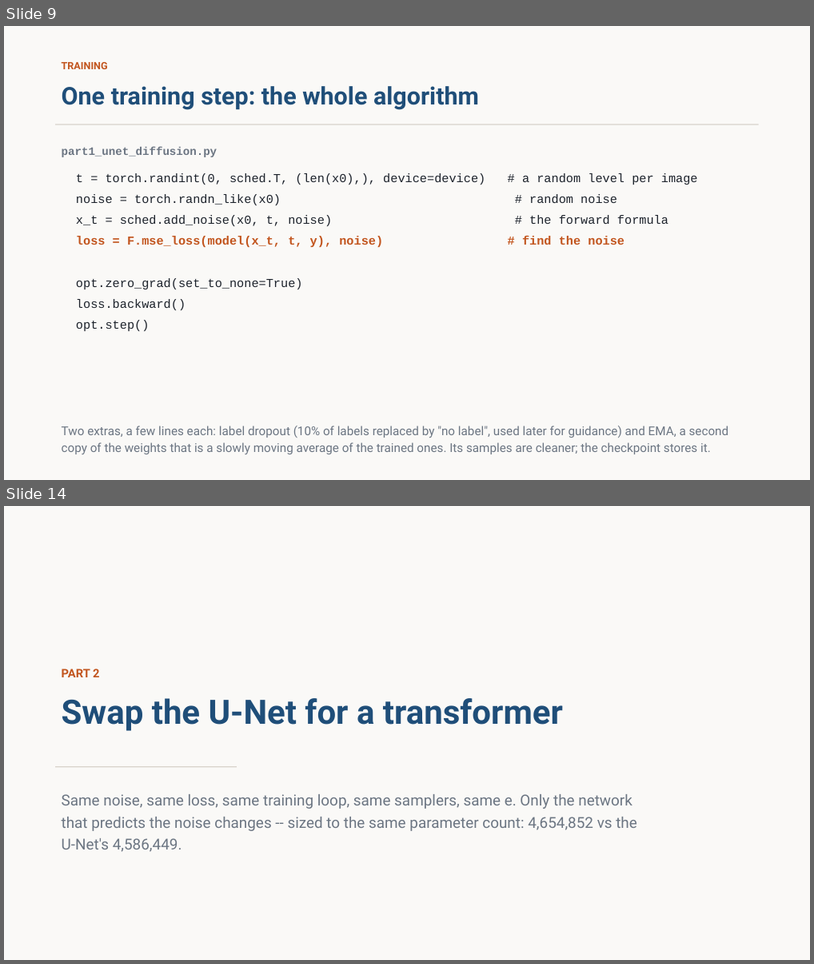
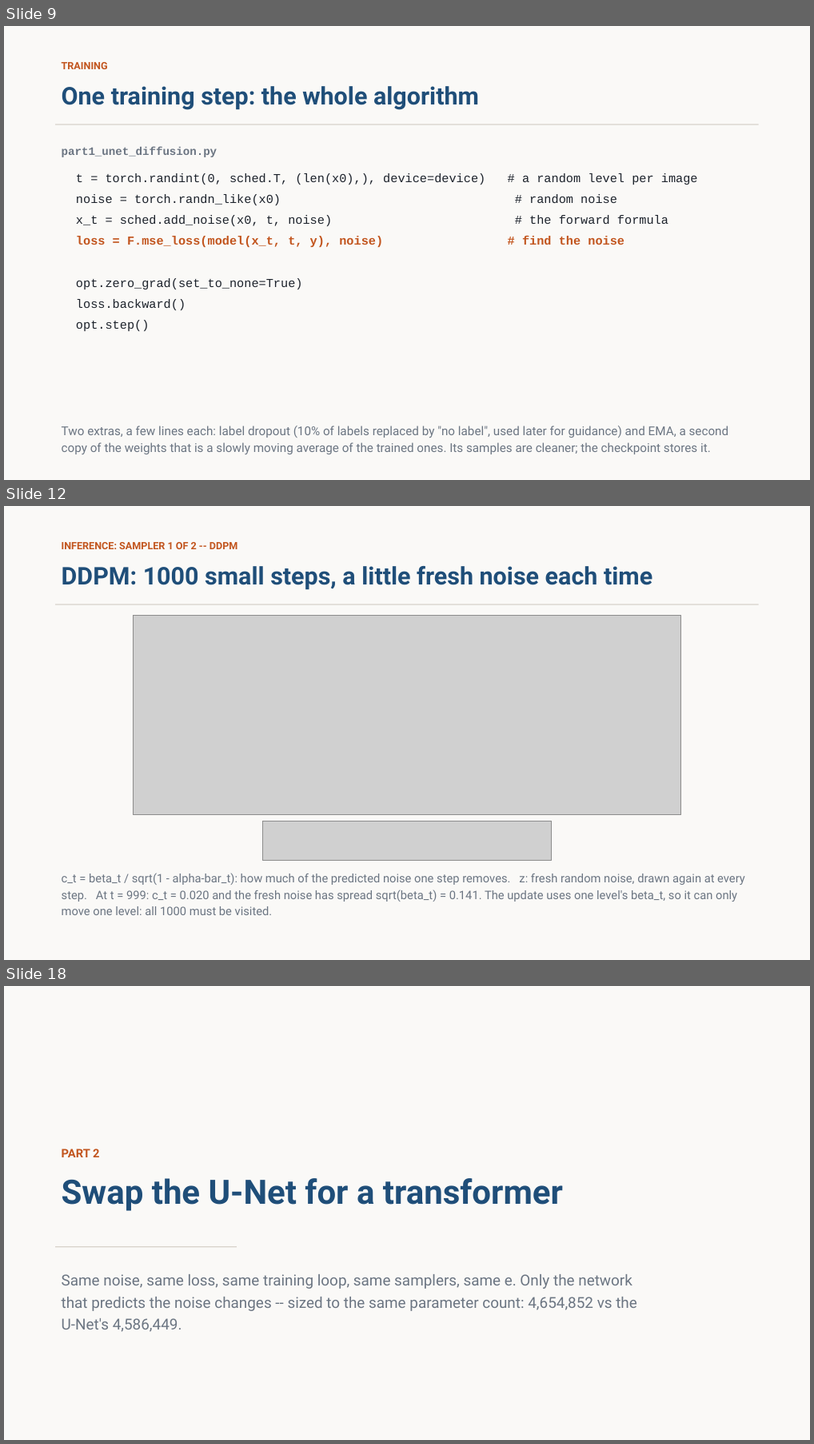
Before and after one commit to stanthemaker/tutorial_ml, a slide deck: week5_diffusion/slides/week5_diffusion.pptx. Shown one above the other, each under a label of ours: slides 9 and 14 before the commit, slides 9, 12 and 18 after it; the slides between them are not shown. The pictures are 814x964 and 814x1444 pixels, drawn with LibreOffice and Linux fonts; fonts in the diff are those of the drawing; grey boxes stand for pictures. Boxes give left, top, right and bottom in pixels: in the first picture for what was removed or moved away, otherwise in the second. Text is boxed around its words. In the diff, an @@ line names an element or a change of style, - is before the commit and + after.

```diff
--- a/week5_diffusion/slides/week5_diffusion.pptx
+++ b/week5_diffusion/slides/week5_diffusion.pptx
@@ slide 12 added at box(4, 506, 810, 960), background #FAF9F7 @@
@@ text added at box(62, 542, 238, 549), 12 pt, text #C2551E, bold @@
+INFERENCE: SAMPLER 1 OF 2 -- DDPM
@@ text added at box(62, 566, 653, 590), 29 pt, text #1F4E79, bold @@
+DDPM: 1000 small steps, a little fresh noise each time
@@ rectangle added at box(55, 604, 759, 605), fill #D8D3CB @@
@@ picture added at box(133, 615, 682, 815) @@
@@ picture added at box(262, 820, 551, 860) @@
@@ text added at box(62, 872, 746, 915), 14 pt, text #6B7582 @@
+c_t = beta_t / sqrt(1 - alpha-bar_t): how much of the predicted noise one step removes. z: fresh random noise, drawn again at every step. At t = 999: c_t = 0.020 and the fresh noise has spread sqrt(beta_t) = 0.141. The update uses one level's beta_t, so it can only move one level: all 1000 must be visited.
@@ what was slide 14 is now slide 18 @@
```
Also in this commit, not shown: 4 slides changed, 5 other slides added, 2 slides removed, 54 other files.
